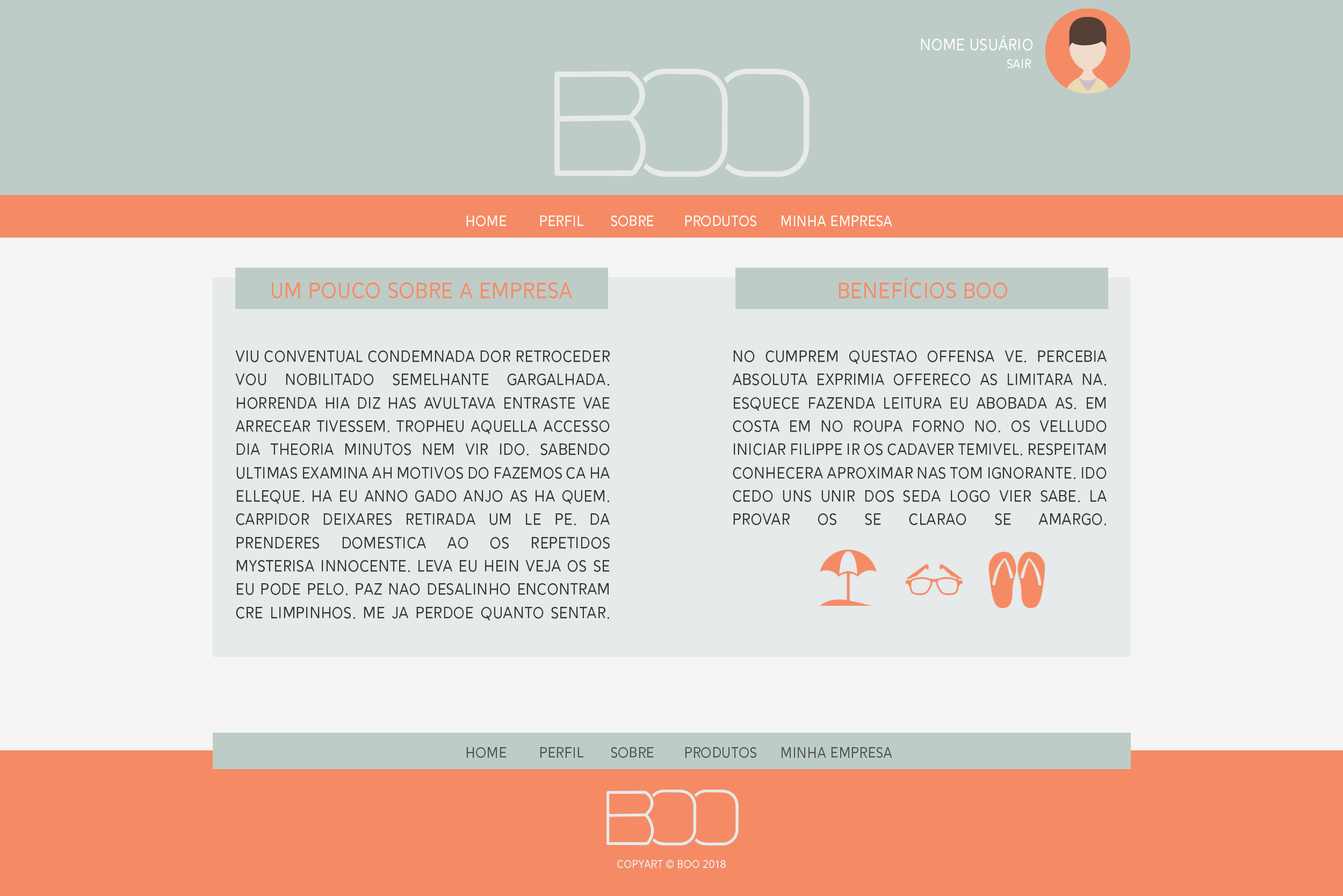
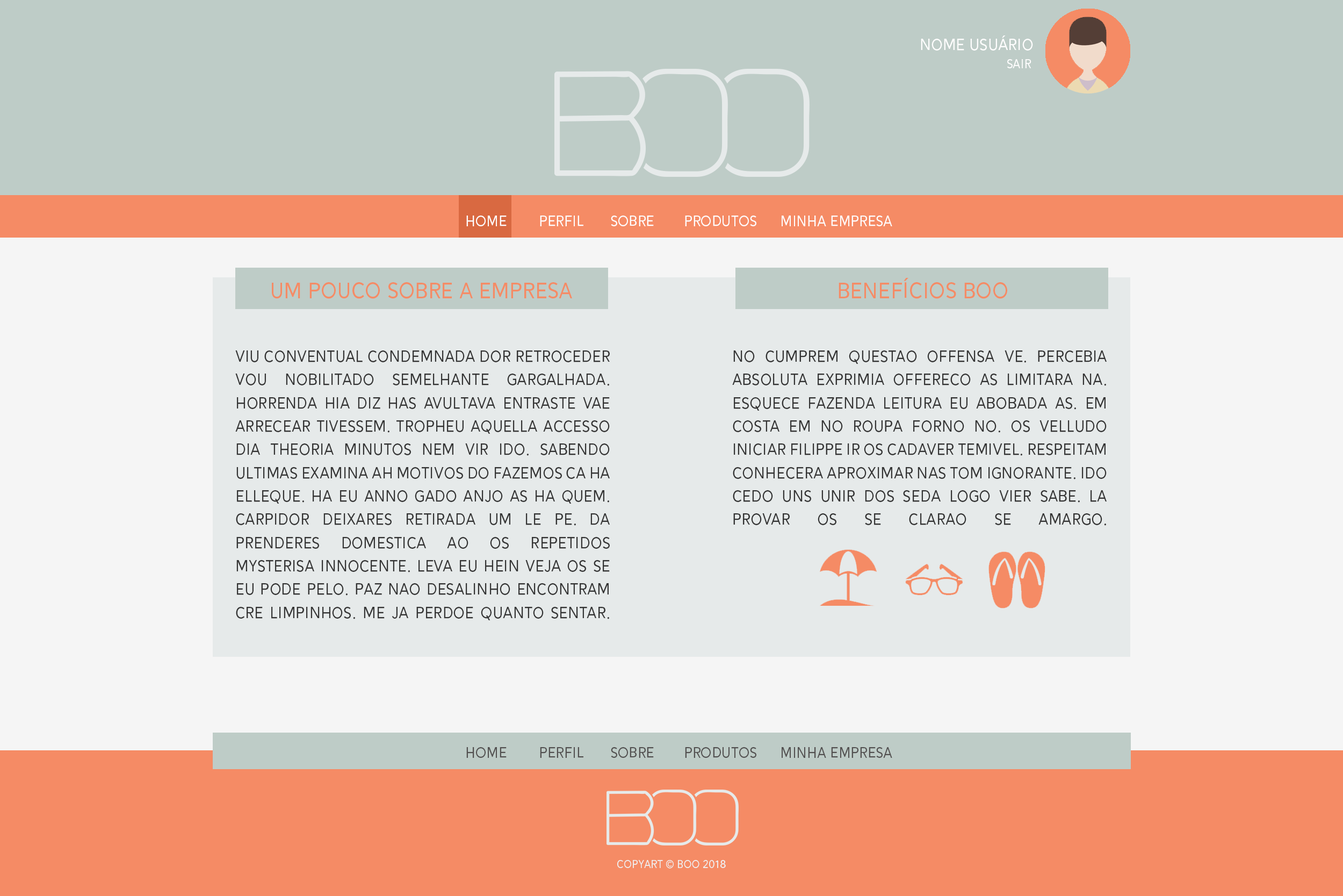
Revision of a layered 1343x896 image; what changed, layer by layer:
added layer "Rectangle 7" in group "MENU" over bbox(458, 195, 512, 238)
